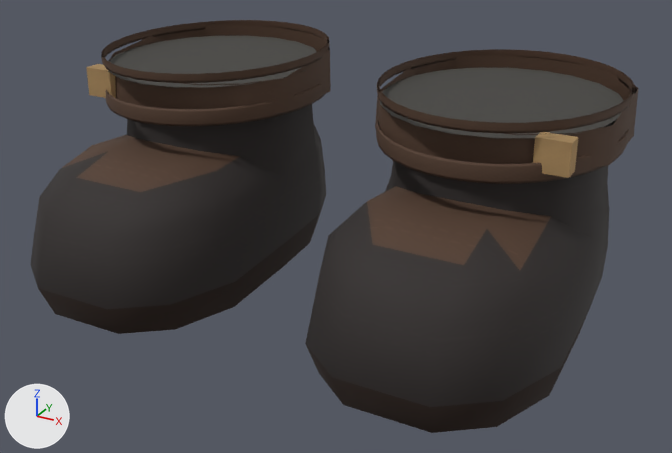
What one commit did to the glTF model src/assets/models/wardrobe/classes/modular/traje_guerrero_forja_feet.glb.
The view is the same before and after, from a 50 mm lens placed at (0.449, -0.849, 0.468), pointed at (0.021, -0.07, 0.078). Every picture has the same lights, and +X, +Y and +Z are marked at lower left. The older version comes first. Vertices at exactly the same position are counted once.

Objects in the first picture: 'medieval-leg-l', 'medieval-leg-r', 'suit-boot-trim-l', 'suit-boot-trim-r'.
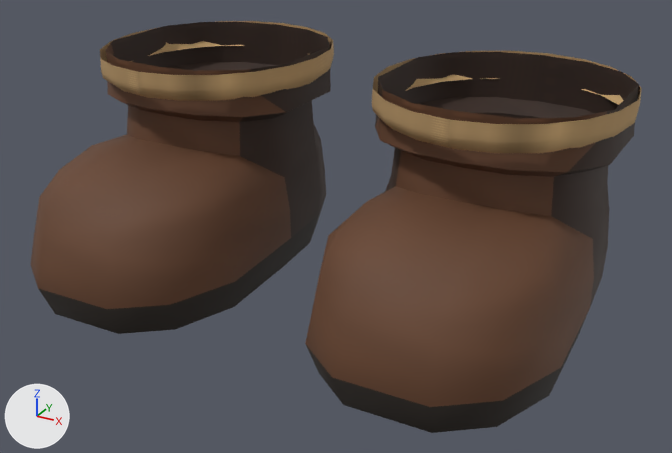
Patch to the scene script:
```diff
--- a/src/assets/models/wardrobe/classes/modular/traje_guerrero_forja_feet.glb.py
+++ b/src/assets/models/wardrobe/classes/modular/traje_guerrero_forja_feet.glb.py
@@ mat_darkleather @@
 mat_darkleather = bpy.data.materials.new('darkLeather')
-# nodes: BsdfPrincipled, Mix, OutputMaterial, TexImage
-# colours: dark grey #342d2b
-# uses the picture img_leather_weave
+# nodes: BsdfPrincipled, Math, Mix, NormalMap, OutputMaterial, SeparateColor, TexImage x3
+# colours: brown #422e24
+# uses the picture img_leather_painted_atlas
+# uses the picture img_leather_seams_and_folds
+# uses the picture img_leather_surface
@@ mat_leather @@
 mat_leather = bpy.data.materials.new('leather')
-# nodes: BsdfPrincipled, Mix, OutputMaterial, TexImage
-# colours: brown #604533
-# uses the picture img_leather_weave
+# nodes: BsdfPrincipled, Math, Mix, NormalMap, OutputMaterial, SeparateColor, TexImage x3
+# colours: brown #754d33
+# uses the picture img_leather_painted_atlas
+# uses the picture img_leather_seams_and_folds
+# uses the picture img_leather_surface
@@ mat_tunictrim @@
+mat_tunictrim = bpy.data.materials.new('tunicTrim')
+# colours: beige #d2ad78
+# uses the picture img_tunic_surface
+# uses the picture img_tunictrim_painted_atlas
+# uses the picture img_tunictrim_seams_and_folds
@@ me_medieval_leg_l @@
-me_medieval_leg_l.from_pydata(...)  # 121 vertices, 226 faces; spans x 0.049..0.288, y -0.264..0.131, z 0.0..0.231
+me_medieval_leg_l.from_pydata(...)  # 149 vertices, 268 faces; spans x 0.049..0.288, y -0.264..0.131, z 0.0..0.235
+# me_medieval_leg_l part 1
+# 28 vertices are added at x 0.054..0.284, y -0.114..0.123, z 0.235
+# 27 new faces join them, mat_darkleather
+# 15 new faces join them, mat_leather
+# me_medieval_leg_l part 2: 226 kept faces spanning x 0.049..0.288, y -0.264..0.131, z 0.0..0.231 get new texture (UV) coordinates
+# me_medieval_leg_l part 3: 60 faces spanning x 0.049..0.288, y -0.264..-0.037, z 0.035..0.19 switch from mat_darkleather to mat_leather
+# me_medieval_leg_l part 4: 18 faces spanning x 0.052..0.285, y -0.088..0.124, z 0.184..0.231 switch from mat_leather to mat_darkleather
 me_medieval_leg_l.materials.append(mat_sole)
@@ me_medieval_leg_r @@
-me_medieval_leg_r.from_pydata(...)  # 121 vertices, 226 faces; spans x -0.288..-0.049, y -0.264..0.131, z 0.0..0.231
+me_medieval_leg_r.from_pydata(...)  # 149 vertices, 268 faces; spans x -0.288..-0.049, y -0.264..0.131, z 0.0..0.235
+# me_medieval_leg_r part 9
+# 28 vertices are added at x -0.284..-0.054, y -0.114..0.123, z 0.235
+# 27 new faces join them, mat_darkleather
+# 15 new faces join them, mat_leather
+# me_medieval_leg_r part 10: 226 kept faces spanning x -0.288..-0.049, y -0.264..0.131, z 0.0..0.231 get new texture (UV) coordinates
+# me_medieval_leg_r part 11: 60 faces spanning x -0.288..-0.049, y -0.264..-0.037, z 0.035..0.19 switch from mat_darkleather to mat_leather
+# me_medieval_leg_r part 12: 18 faces spanning x -0.285..-0.052, y -0.088..0.124, z 0.184..0.231 switch from mat_leather to mat_darkleather
 me_medieval_leg_r.materials.append(mat_sole)
@@ me_suit_boot_trim_l @@
-me_suit_boot_trim_l.from_pydata(...)  # 497 vertices, 896 faces; spans x 0.049..0.287, y -0.14..0.14, z 0.181..0.235
-me_suit_boot_trim_l.materials.append(mat_trousers)
-me_suit_boot_trim_l.materials.append(mat_leather)
-me_suit_boot_trim_l.materials.append(mat_brass)
+me_suit_boot_trim_l.from_pydata(...)  # 100 vertices, 160 faces; spans x 0.041..0.295, y -0.139..0.139, z 0.205..0.234
+# me_suit_boot_trim_l part 5: the loose piece of 180 vertices spanning x 0.049..0.287, y -0.14..0.14, z 0.226..0.235 is rebuilt with 100 vertices and now spans x 0.041..0.295, y -0.139..0.139, z 0.205..0.234, in mat_tunictrim
+# me_suit_boot_trim_l part 6: the loose piece of 288 vertices spanning x 0.049..0.287, y -0.14..0.14, z 0.181..0.199 is deleted
+# me_suit_boot_trim_l part 7: the loose piece of 21 vertices spanning x 0.052..0.284, y -0.133..0.117, z 0.22 is deleted
+# me_suit_boot_trim_l part 8: the loose piece of 8 vertices spanning x 0.234..0.266, y -0.109..-0.091, z 0.189..0.22 is deleted
+me_suit_boot_trim_l.materials.append(mat_tunictrim)
@@ me_suit_boot_trim_r @@
-me_suit_boot_trim_r.from_pydata(...)  # 497 vertices, 896 faces; spans x -0.287..-0.049, y -0.14..0.14, z 0.181..0.235
-me_suit_boot_trim_r.materials.append(mat_trousers)
-me_suit_boot_trim_r.materials.append(mat_leather)
-me_suit_boot_trim_r.materials.append(mat_brass)
+me_suit_boot_trim_r.from_pydata(...)  # 100 vertices, 160 faces; spans x -0.295..-0.041, y -0.139..0.139, z 0.205..0.234
+# me_suit_boot_trim_r part 13: the loose piece of 180 vertices spanning x -0.287..-0.049, y -0.14..0.14, z 0.226..0.235 is rebuilt with 100 vertices and now spans x -0.295..-0.041, y -0.139..0.139, z 0.205..0.234, in mat_tunictrim
+# me_suit_boot_trim_r part 14: the loose piece of 288 vertices spanning x -0.287..-0.049, y -0.14..0.14, z 0.181..0.199 is deleted
+# me_suit_boot_trim_r part 15: the loose piece of 21 vertices spanning x -0.284..-0.052, y -0.133..0.117, z 0.22 is deleted
+# me_suit_boot_trim_r part 16: the loose piece of 8 vertices spanning x -0.266..-0.234, y -0.109..-0.091, z 0.189..0.22 is deleted
+me_suit_boot_trim_r.materials.append(mat_tunictrim)
```

Location of each change, (x1, y1, x2, y2) in pixels of the pictures (672 x 453 px):
'medieval-leg-l', surface changed, reshaped: before (305, 55, 638, 433); after (305, 52, 639, 433)
'medieval-leg-r', surface changed, reshaped: before (30, 25, 331, 334); after (30, 22, 331, 334)
'suit-boot-trim-l', surface changed, reshaped, recoloured (24% shorter): before (376, 49, 635, 184); after (372, 51, 642, 153)
'suit-boot-trim-r', surface changed, reshaped, recoloured (24% shorter): before (86, 20, 329, 126); after (100, 21, 334, 101)
part 1 of me_medieval_leg_l, added (brown): after (378, 52, 639, 124)
part 2 of me_medieval_leg_l, surface changed: (305, 55, 638, 410) in both
part 3 of me_medieval_leg_l, recoloured (lighter): before (305, 164, 594, 407); after (305, 141, 594, 407)
part 4 of me_medieval_leg_l, recoloured: (376, 55, 638, 169) in both
part 5 of me_suit_boot_trim_l, rebuilt (21% taller): before (377, 49, 635, 133); after (372, 51, 642, 153)
part 6 of me_suit_boot_trim_l, deleted (brown): before (376, 120, 629, 184)
part 7 of me_suit_boot_trim_l, deleted: before (380, 68, 624, 138)
part 8 of me_suit_boot_trim_l, deleted (brown): before (533, 132, 578, 178)
part 9 of me_medieval_leg_r, added: after (106, 22, 330, 75)
part 10 of me_medieval_leg_r, surface changed: (30, 25, 330, 312) in both
part 11 of me_medieval_leg_r, recoloured: before (30, 119, 291, 309); after (30, 102, 291, 309)
part 12 of me_medieval_leg_r, recoloured: (113, 25, 330, 105) in both
part 13 of me_suit_boot_trim_r, rebuilt (27% taller): before (101, 20, 329, 83); after (100, 21, 334, 101)
part 14 of me_suit_boot_trim_r, deleted (brown): before (106, 83, 325, 126)
part 15 of me_suit_boot_trim_r, deleted: before (108, 36, 317, 87)
part 16 of me_suit_boot_trim_r, deleted (brown): before (86, 64, 116, 98)
